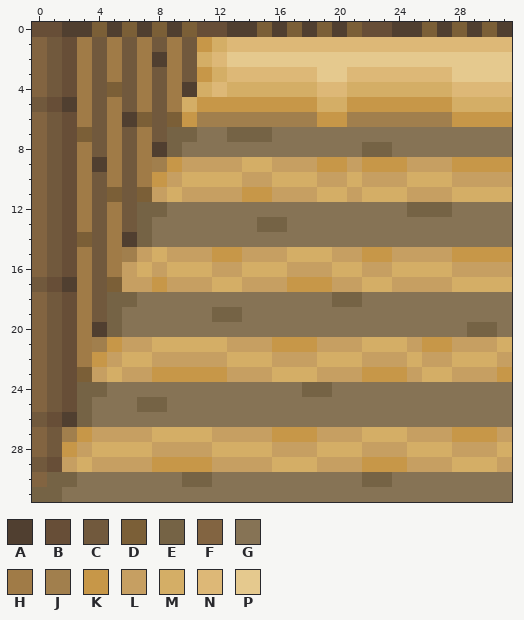
Two versions of one pixel-art sprite, gfx/UltimateCataclysm/pngs_normal_32x32/terrain/t_wall_rammed_earth/t_wall_rammed_earth_end_piece_w.png. Above: the version before the commit.
The file is 32x32 pixels.
Palette (. is transparent): A #503f30  B #674e37  C #71593d  D #7b5f37  E #756345  F #826441  G #867355  H #a07b47  J #a17f4d  K #c79748  L #c69f62  M #d4ae66  N #ddb877  P #e5c98e
Pixels before, first column x 0:
 0 BBAADADADADBBAADADADADBBAADADADA
 1 FCBHCHCHCHCKMNNNNNNNNNNNNNNNNNNN
 2 FCBHCHCHAHCMNPPPPPPPPPPPPPPPPPPP
 3 FCBHCHCHCHCKMNNNNNNPPNNNNNNNPPPP
 4 FCBHCDCHCHAMNMMMMMMNNMMMMMMMNNNN
 5 CBAHCHCHCHMKKKKKKKKMMKKKKKKKMMMM
 6 FCBHCHADCDKJJJJJJJJKKJJJJJJJKKKK
 7 FCBDCHCHCEEGGEEEGGGGGGGGGGGGGGGG
 8 FCBHCHCHAEGGGGGGGGGGGGEEGGGGGGGG
 9 FCBHAHCHJKLLLLMMLLLKKLKKKLLLKKKK
10 FCBHCHCHKLMMMMLLMMMLLMLLLMMMLLLL
11 FCBHCDCDLMLLLLKKLLLMMLMMMLLLMMMM
12 FCBHCHCEEGGGGGGGGGGGGGGGGEEEGGGG
13 FCBHCHCEGGGGGGGEEGGGGGGGGGGGGGGG
14 FCBDCHAEGGGGGGGGGGGGGGGGGGGGGGGG
15 FCBHCHJLMLLLKKLLLMMMLLKKLLLLKKKK
16 FCBHCHLMLMMMLLMMMLLLMMLLMMMMLLLL
17 CBAHCDLLKLLLMMLLLKKKLLMMLLLLMMMM
18 FCBHCEEGGGGGGGGGGGGGEEGGGGGGGGGG
19 FCBHCEGGGGGGEEGGGGGGGGGGGGGGGGGG
20 FCBHAEGGGGGGGGGGGGGGGGGGGGGGGEEG
21 FCBHJKLLMMMMMLLLKKKLLLMMMLKKLLLM
22 FCBHKLMMLLLLLMMMLLLMMMLLLMLLMMML
23 FCBDLMLLKKKKKLLLMMMLLLKKKLMMLLLK
24 FCBEEGGGGGGGGGGGGGEEGGGGGGGGGGGG
25 FCBEGGGEEGGGGGGGGGGGGGGGGGGGGGGG
26 CBAEGGGGGGGGGGGGGGGGGGGGGGGGGGGG
27 FCJKLLLLMMMMLLLLKKKLLLMMMLLLKKKL
28 FCKLMMMMLLLLMMMMLLLMMMLLLMMMLLLM
29 CBLMLLLLKKKKLLLLMMMLLLKKKLLLMMML
30 FEEGGGGGGGEEGGGGGGGGGGEEGGGGGGGG
31 EEGGGGGGGGGGGGGGGGGGGGGGGGGGGGGG
After the commit:
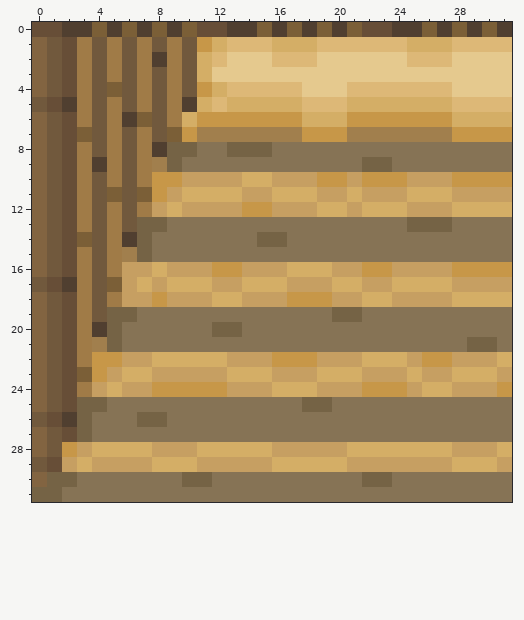
Log entry: rammed earth walls tweaks and mud json fix
What changed:
y 1: x 16..18 NNN -> MMM; x 25..27 NNN -> MMM
y 2: x 16..18 PPP -> NNN; x 25..27 PPP -> NNN
y 3: x 11..18 KMNNNNNN -> MPPPPPPP; x 21..27 NNNNNNN -> PPPPPPP
y 4: x 10..31 AMNMMMMMMNNMMMMMMMNNNN -> CKMNNNNNPPPNNNNNNNPPPP
y 5: x 10..31 MKKKKKKKKMMKKKKKKKMMMM -> AMNMMMMMNNNMMMMMMMNNNN
y 6: x 9..31 DKJJJJJJJJKKJJJJJJJKKKK -> HMKKKKKKKMMMKKKKKKKMMMM
y 7: x 9..31 EEGGEEEGGGGGGGGGGGGGGGG -> DKJJJJJJJKKKJJJJJJJKKKK
y 8: x 10 G -> E; x 13..15 GGG -> EEE; x 22..23 EE -> GG
y 9: x 9..31 KLLLLMMLLLKKLKKKLLLKKKK -> EGGGGGGGGGGGGEEGGGGGGGG
y 10: x 9..31 LMMMMLLMMMLLMLLLMMMLLLL -> KLLLLMMLLLKKLKKKLLLKKKK
y 11: x 8..31 LMLLLLKKLLLMMLMMMLLLMMMM -> KLMMMMLLMMMLLMLLLMMMLLLL
y 12: x 7..31 EEGGGGGGGGGGGGGGGGEEEGGGG -> HLMLLLLKKLLLMMLMMMLLLMMMM
y 13: x 8 G -> E; x 15..16 EE -> GG; x 25..27 GGG -> EEE
y 14: x 15..16 GG -> EE
y 15: x 7..31 LMLLLKKLLLMMMLLKKLLLLKKKK -> EGGGGGGGGGGGGGGGGGGGGGGGG
y 16: x 7..31 MLMMMLLMMMLLLMMLLMMMMLLLL -> LMLLLKKLLLMMMLLKKLLLLKKKK
y 17: x 7..31 LKLLLMMLLLKKKLLMMLLLLMMMM -> MLMMMLLMMMLLLMMLLMMMMLLLL
y 18: x 5..31 EEGGGGGGGGGGGGGEEGGGGGGGGGG -> HLLKLLLMMLLLKKKLLMMLLLLMMMM
y 19: x 6 G -> E; x 12..13 EE -> GG; x 20..21 GG -> EE
y 20: x 12..13 GG -> EE; x 29..30 EE -> GG
y 21: x 5..31 KLLMMMMMLLLKKKLLLMMMLKKLLLM -> EGGGGGGGGGGGGGGGGGGGGGGGEEG
y 22: x 5..31 LMMLLLLLMMMLLLMMMLLLMLLMMML -> KLLMMMMMLLLKKKLLLMMMLKKLLLM
y 23: x 4..31 LMLLKKKKKLLLMMMLLLKKKLMMLLLK -> KLMMLLLLLMMMLLLMMMLLLMLLMMML
y 24: x 3..31 EEGGGGGGGGGGGGGEEGGGGGGGGGGGG -> HLMLLKKKKKLLLMMMLLLKKKLMMLLLK
y 25: x 4 G -> E; x 7..8 EE -> GG; x 18..19 GG -> EE
y 26: x 7..8 GG -> EE
y 27: x 2..31 JKLLLLMMMMLLLLKKKLLLMMMLLLKKKL -> BEGGGGGGGGGGGGGGGGGGGGGGGGGGGG
y 28: x 11 L -> M; x 19..20 MM -> LL; x 22..24 LLL -> MMM
y 29: x 8..11 KKKK -> MMML; x 19..20 LL -> MM; x 22..24 KKK -> LLL
Where, in picture pixels (left, top, right, bottom), the same in both pictures:
changed: (62, 37, 512, 472)
